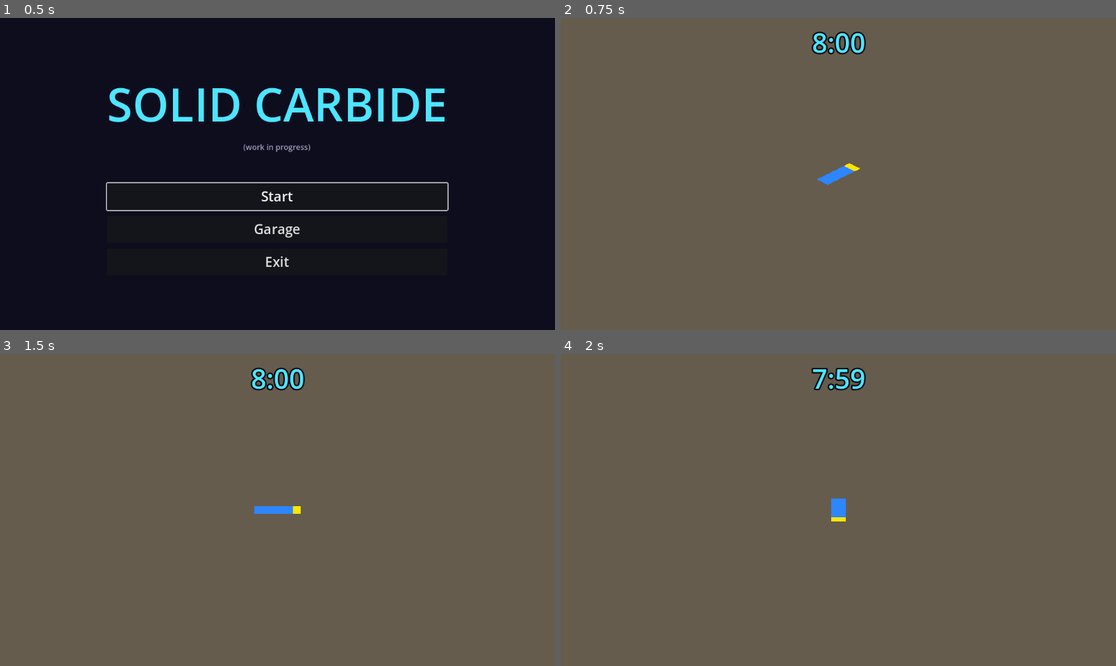
Above: before the commit, frames 1-4 (two rows, left to right).
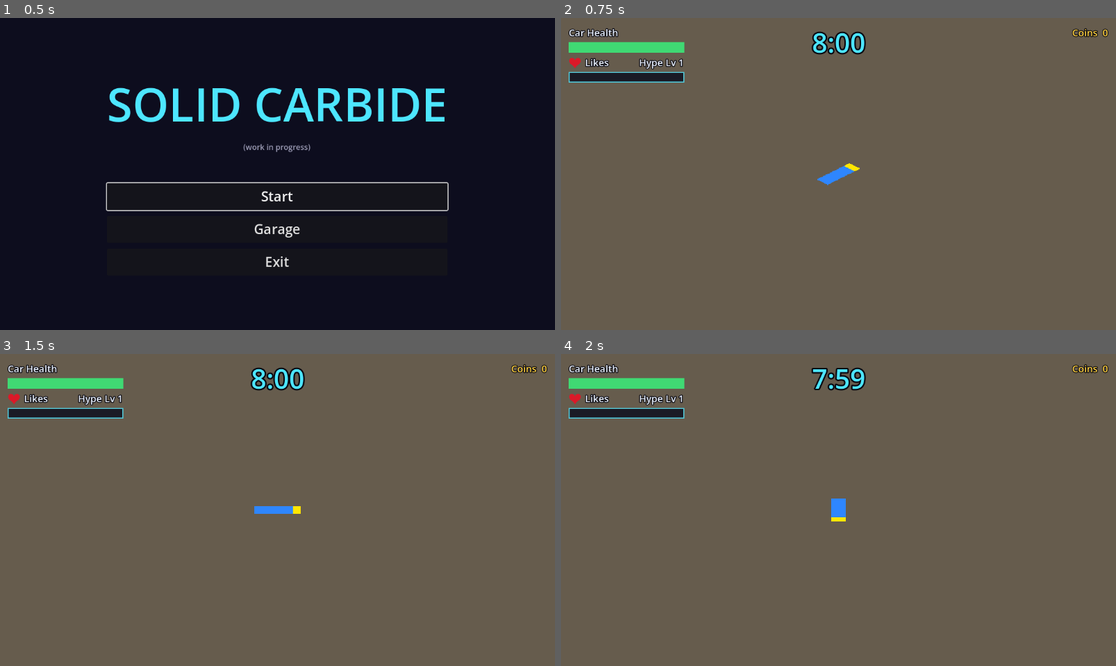
Above: after the commit, the same moments.

Repository: akyrat/solid-carbide-game
Game: Godot game, scene res://scenes/game/game.tscn
Same seed, same stepped clock (60 frames per second), same inputs: the game is played once before the commit and once after it.
Inputs (mouse positions are in pixels of both pictures, inside the frame that each line leads up to):
- Up to frame 1 (0.5 s): no input
- Up to frame 2 (0.75 s): click "Start" at 0.5 s
- Up to frame 3 (1.5 s): tap Enter at 1.25 s; move the mouse to (399, 494) at 1.27 s; hold D (car_steer_right) from 1.28 s (still down); tap Tab (toggle_tuning_panel) at 1.35 s; click (399, 494) at 1.42 s
- Up to frame 4 (2 s): keep holding D (car_steer_right)

Frame 1 is identical in both runs. In frame 2, 2.1% of the frame differs, in the area x 1-99%, y 3-21%; in frame 3, 2.1%; in frame 4, 2.1%.

Commit message:
T-049: HUD health, likes and level, coins
Co-Authored-By: Claude Sonnet 5.5 <noreply@anthropic.com>
Claude-Session: https://claude.ai/code/session_01BsKNceX51zuzG83VBfecS3

Diff:
--- a/game/scripts/hud/hud.gd
+++ b/game/scripts/hud/hud.gd
@@ -1,25 +1,61 @@
 class_name Hud
 extends CanvasLayer
-## The run's HUD (task T-090). For now it shows only the run timer; the rest
-## of the HUD (T-049) is added to this scene. The HUD only shows values: the
-## run state owns the time (`time_left_changed`, `time_left_text()`).
+## The run's HUD (tasks T-090 and T-049): the timer at the top centre, the
+## car's health bar, the likes bar with the heart and the level at the top
+## left, and the coins at the top right. The HUD only shows values: the run
+## state owns them (`time_left_changed`, `health_changed`, `xp_changed`,
+## `coins_changed`). The texts are from T-048.
 
 const TIMER_FONT_SIZE := 56
 const TIMER_COLOR := Color(0.3, 0.9, 1.0)
+const LABEL_FONT_SIZE := 20
+const LABEL_COLOR := Color(0.92, 0.95, 1.0)
+const OUTLINE_COLOR := Color(0.03, 0.03, 0.06)
+const MARGIN := 16
+const BAR_SIZE := Vector2(240, 22)
+const HEALTH_COLOR := Color(0.25, 0.85, 0.45)
+const LIKES_COLOR := Color(0.7, 0.45, 1.0)
+const COINS_COLOR := Color(1.0, 0.82, 0.25)
+## Redgull red: used only by the heart (a placeholder shape until T-086).
+const HEART_COLOR := Color(0.86, 0.1, 0.16)
+const HEART_SIZE := 26.0
+
+# Text from T-048 (hud.health, hud.likes, hud.level, hud.coins).
+const TEXT_HEALTH := "Car Health"
+const TEXT_LIKES := "Likes"
+const TEXT_LEVEL := "Hype Lv {level}"
+const TEXT_COINS := "Coins"
 
 var timer_label: Label
+var health_label: Label
+var health_bar: ProgressBar
+var likes_label: Label
+var likes_bar: ProgressBar
+var level_label: Label
+var coins_label: Label
+var coins_value_label: Label
+var heart: Control
+## The left column; the combo counter (T-081) goes next to the likes bar.
+var left_column: VBoxContainer
+var likes_row: HBoxContainer
 var _state: RunState
 
 
 func _ready() -> void:
 	layer = 10
+	_build_timer()
+	_build_left()
+	_build_coins()
+
+
+func _build_timer() -> void:
 	timer_label = Label.new()
 	timer_label.name = "Timer"
 	timer_label.text = "8:00"
 	timer_label.horizontal_alignment = HORIZONTAL_ALIGNMENT_CENTER
 	timer_label.add_theme_font_size_override("font_size", TIMER_FONT_SIZE)
 	timer_label.add_theme_color_override("font_color", TIMER_COLOR)
-	timer_label.add_theme_color_override("font_outline_color", Color(0.03, 0.03, 0.06))
+	timer_label.add_theme_color_override("font_outline_color", OUTLINE_COLOR)
 	timer_label.add_theme_constant_override("outline_size", 12)
 	timer_label.set_anchors_preset(Control.PRESET_CENTER_TOP)
 	timer_label.grow_horizontal = Control.GROW_DIRECTION_BOTH
@@ -27,14 +63,136 @@
 	add_child(timer_label)
 
 
-## Shows the given run state's time, and follows it from now on.
+func _build_left() -> void:
+	left_column = VBoxContainer.new()
+	left_column.name = "Left"
+	left_column.add_theme_constant_override("separation", 6)
+	left_column.position = Vector2(MARGIN, MARGIN)
+	add_child(left_column)
+
+	health_label = _make_label("HealthLabel", TEXT_HEALTH)
+	left_column.add_child(health_label)
+	health_bar = _make_bar("HealthBar", HEALTH_COLOR)
+	left_column.add_child(health_bar)
+
+	likes_row = HBoxContainer.new()
+	likes_row.name = "LikesRow"
+	likes_row.add_theme_constant_override("separation", 8)
+	likes_row.custom_minimum_size.x = BAR_SIZE.x
+	left_column.add_child(likes_row)
+	heart = Control.new()
+	heart.name = "Heart"
+	heart.custom_minimum_size = Vector2(HEART_SIZE, HEART_SIZE)
+	var shape := Polygon2D.new()
+	shape.polygon = _heart_points(HEART_SIZE)
+	shape.color = HEART_COLOR
+	heart.add_child(shape)
+	likes_row.add_child(heart)
+	likes_label = _make_label("LikesLabel", TEXT_LIKES)
+	likes_row.add_child(likes_label)
+	level_label = _make_label("LevelLabel", TEXT_LEVEL.format({"level": 1}))
+	level_label.size_flags_horizontal = Control.SIZE_EXPAND_FILL
+	level_label.horizontal_alignment = HORIZONTAL_ALIGNMENT_RIGHT
+	likes_row.add_child(level_label)
+	likes_bar = _make_bar("LikesBar", LIKES_COLOR)
+	left_column.add_child(likes_bar)
+
+
+func _build_coins() -> void:
+	var box := HBoxContainer.new()
+	box.name = "Coins"
+	box.add_theme_constant_override("separation", 10)
+	box.set_anchors_preset(Control.PRESET_TOP_RIGHT)
+	box.grow_horizontal = Control.GROW_DIRECTION_BEGIN
+	box.offset_top = MARGIN
+	box.offset_right = -MARGIN
+	add_child(box)
+	coins_label = _make_label("CoinsLabel", TEXT_COINS)
+	coins_label.add_theme_color_override("font_color", COINS_COLOR)
+	box.add_child(coins_label)
+	coins_value_label = _make_label("CoinsValue", "0")
+	coins_value_label.add_theme_color_override("font_color", COINS_COLOR)
+	box.add_child(coins_value_label)
+
+
+func _make_label(label_name: String, text: String) -> Label:
+	var l := Label.new()
+	l.name = label_name
+	l.text = text
+	l.add_theme_font_size_override("font_size", LABEL_FONT_SIZE)
+	l.add_theme_color_override("font_color", LABEL_COLOR)
+	l.add_theme_color_override("font_outline_color", OUTLINE_COLOR)
+	l.add_theme_constant_override("outline_size", 6)
+	return l
+
+
+func _make_bar(bar_name: String, fill: Color) -> ProgressBar:
+	var b := ProgressBar.new()
+	b.name = bar_name
+	b.custom_minimum_size = BAR_SIZE
+	b.show_percentage = false
+	b.min_value = 0.0
+	b.max_value = 1.0
+	b.value = 0.0
+	var back := StyleBoxFlat.new()
+	back.bg_color = Color(0.05, 0.06, 0.12, 0.85)
+	back.set_border_width_all(2)
+	back.border_color = Color(0.3, 0.9, 1.0, 0.8)
+	var front := StyleBoxFlat.new()
+	front.bg_color = fill
+	b.add_theme_stylebox_override("background", back)
+	b.add_theme_stylebox_override("fill", front)
+	return b
+
+
+static func _heart_points(size: float) -> PackedVector2Array:
+	var pts := PackedVector2Array()
+	var steps := 40
+	for i in steps:
+		var t := TAU * i / steps
+		var x := 16.0 * pow(sin(t), 3)
+		var y := -(13.0 * cos(t) - 5.0 * cos(2.0 * t) - 2.0 * cos(3.0 * t) - cos(4.0 * t))
+		pts.append(Vector2(x, y) * (size / 34.0) + Vector2(size / 2.0, size / 2.0 + 1.0))
+	return pts
+
+
+## Shows the given run state's values, and follows them from now on.
 func bind(state: RunState) -> void:
-	if _state != null and _state.time_left_changed.is_connected(_on_time_left_changed):
+	if _state != null:
 		_state.time_left_changed.disconnect(_on_time_left_changed)
+		_state.health_changed.disconnect(_on_health_changed)
+		_state.xp_changed.disconnect(_on_xp_changed)
+		_state.coins_changed.disconnect(_on_coins_changed)
 	_state = state
 	_state.time_left_changed.connect(_on_time_left_changed)
+	_state.health_changed.connect(_on_health_changed)
+	_state.xp_changed.connect(_on_xp_changed)
+	_state.coins_changed.connect(_on_coins_changed)
 	timer_label.text = _state.time_left_text()
+	_on_health_changed(_state.health, _state.max_health)
+	_on_xp_changed(_state.xp, _state.xp_needed(), _state.level)
+	_on_coins_changed(_state.coins)
 
 
 func _on_time_left_changed(_seconds_left: float) -> void:
 	timer_label.text = _state.time_left_text()
+
+
+func _on_health_changed(health: float, max_health: float) -> void:
+	health_bar.max_value = maxf(max_health, 1.0)
+	health_bar.value = health
+
+
+func _on_xp_changed(xp: float, xp_needed: float, level: int) -> void:
+	# At the top level xp_needed is 0: the bar stays full.
+	if xp_needed > 0.0:
+		likes_bar.max_value = xp_needed
+		likes_bar.value = xp
+	else:
+		likes_bar.max_value = 1.0
+		likes_bar.value = 1.0
+	level_label.text = TEXT_LEVEL.format({"level": level})
+
+
+func _on_coins_changed(coins: int) -> void:
+	coins_value_label.text = str(coins)
--- /dev/null
+++ b/game/tests/fixtures/hud_from_menu_demo.gd
@@ -0,0 +1,16 @@
+extends Node
+## Test fixture for a screenshot of the HUD in a run started from the main
+## menu (task T-049): opens the game, presses Start, then gives the run some
+## damage, likes and coins so every part of the HUD shows a value.
+
+
+func _ready() -> void:
+	var game: Node = preload("res://scenes/game/game.tscn").instantiate()
+	add_child(game)
+	game.menu.start_button.pressed.emit()
+	await get_tree().process_frame
+	await get_tree().process_frame
+	var state: RunState = game.run.state
+	state.damage_car(state.max_health * 0.3)
+	state.add_xp(state.xp_needed() * 1.4)
+	state.add_coins(37)
--- /dev/null
+++ b/game/tests/fixtures/hud_from_menu_demo.tscn
@@ -0,0 +1,6 @@
+[gd_scene load_steps=2 format=3]
+
+[ext_resource type="Script" path="res://tests/fixtures/hud_from_menu_demo.gd" id="1_demo"]
+
+[node name="HudFromMenuDemo" type="Node"]
+script = ExtResource("1_demo")
--- /dev/null
+++ b/game/tests/unit/hud/test_hud_values.gd
@@ -0,0 +1,89 @@
+extends GutTest
+## Task T-049: the HUD shows the run's health, likes (XP) and level, and coins,
+## with the approved texts from T-048.
+
+const RUN := preload("res://scenes/run/run.tscn")
+
+
+func _run() -> Node2D:
+	var r: Node2D = RUN.instantiate()
+	add_child_autofree(r)
+	return r
+
+
+func test_health_bar_follows_health() -> void:
+	var r := _run()
+	var hud: Hud = r.hud
+	assert_almost_eq(hud.health_bar.value, r.state.max_health, 0.001)
+	assert_almost_eq(hud.health_bar.max_value, r.state.max_health, 0.001)
+	r.state.damage_car(r.state.max_health * 0.25)
+	assert_almost_eq(hud.health_bar.value, r.state.health, 0.001)
+	assert_lt(hud.health_bar.value, hud.health_bar.max_value)
+
+
+func test_likes_bar_and_level_follow_xp() -> void:
+	var r := _run()
+	var hud: Hud = r.hud
+	assert_eq(hud.level_label.text, "Hype Lv 1")
+	assert_eq(hud.likes_bar.value, 0.0)
+	var need: float = r.state.xp_needed()
+	r.state.add_xp(need * 0.5)
+	assert_almost_eq(hud.likes_bar.value, r.state.xp, 0.001)
+	assert_almost_eq(hud.likes_bar.max_value, need, 0.001)
+	r.state.add_xp(need)
+	assert_eq(r.state.level, 2)
+	assert_eq(hud.level_label.text, "Hype Lv 2")
+	assert_almost_eq(hud.likes_bar.value, r.state.xp, 0.001)
+	assert_almost_eq(hud.likes_bar.max_value, r.state.xp_needed(), 0.001)
+
+
+func test_coins_follow_the_run() -> void:
+	var r := _run()
+	assert_eq(r.hud.coins_value_label.text, "0")
+	r.state.add_coins(7)
+	assert_eq(r.hud.coins_value_label.text, "7")
+	r.state.add_coins(5)
+	assert_eq(r.hud.coins_value_label.text, "12")
+
+
+func test_fresh_run_resets_the_values() -> void:
+	var r := _run()
+	r.state.add_coins(9)
+	r.state.damage_car(1.0)
+	r.state.add_xp(r.state.xp_needed() * 1.2)
+	r.start_run()
+	assert_eq(r.hud.coins_value_label.text, "0")
+	assert_eq(r.hud.level_label.text, "Hype Lv 1")
+	assert_almost_eq(r.hud.health_bar.value, r.state.max_health, 0.001)
+	assert_eq(r.hud.likes_bar.value, 0.0)
+
+
+func test_max_level_keeps_the_bar_full() -> void:
+	var r := _run()
+	for i in 200:
+		if r.state.is_max_level():
+			break
+		r.state.add_xp(r.state.xp_needed())
+	assert_true(r.state.is_max_level())
+	assert_eq(r.hud.likes_bar.value, r.hud.likes_bar.max_value)
+	assert_eq(r.hud.level_label.text, "Hype Lv %d" % r.state.level)
+
+
+func test_labels_are_exactly_the_approved_text() -> void:
+	var r := _run()
+	var hud: Hud = r.hud
+	assert_eq(hud.health_label.text, "Car Health")
+	assert_eq(hud.likes_label.text, "Likes")
+	assert_eq(hud.coins_label.text, "Coins")
+	assert_eq(Hud.TEXT_LEVEL, "Hype Lv {level}")
+	assert_eq(hud.level_label.text, "Hype Lv 1")
+	assert_not_null(hud.heart)
+
+
+func test_heart_is_the_only_red_part() -> void:
+	var r := _run()
+	var shape: Polygon2D = r.hud.heart.get_child(0)
+	assert_eq(shape.color, Hud.HEART_COLOR)
+	for c: Color in [Hud.HEALTH_COLOR, Hud.LIKES_COLOR, Hud.COINS_COLOR, Hud.TIMER_COLOR]:
+		var red: bool = c.h < 0.04 or c.h > 0.96
+		assert_false(red, "not red: %s" % c)
Not shown, added: game/tests/fixtures/hud_from_menu_demo.gd.uid
Not shown, added: game/tests/unit/hud/test_hud_values.gd.uid
Not shown, changed: docs/hud-and-menus.md
Not shown, changed: game/README.md
Not shown, changed: tasks/T-049-hud-run-values.md
